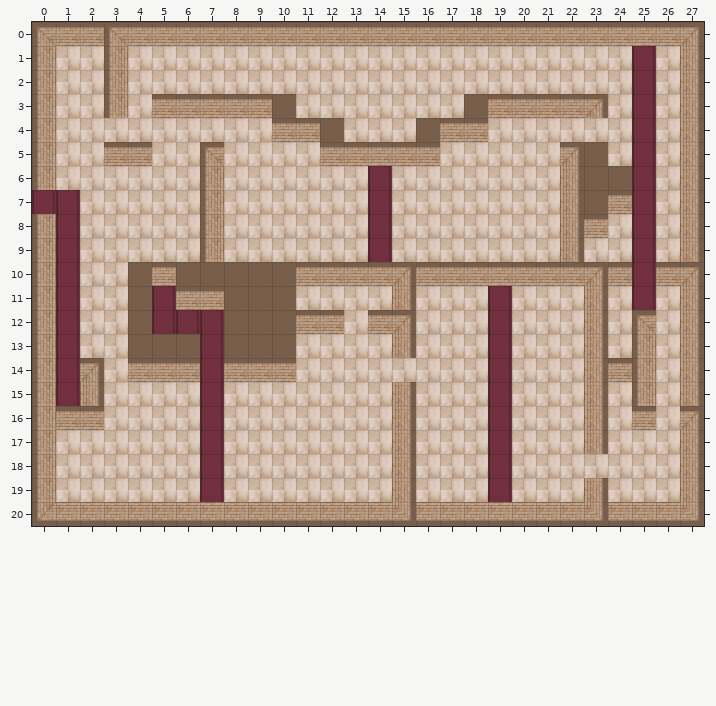
Two versions of a level (Tiled map (JSON), maps/map3.json). The picture above was drawn from the file before the commit.
Cells are 64x64 px. Shown: x 0..27, y 0..20.
New version:
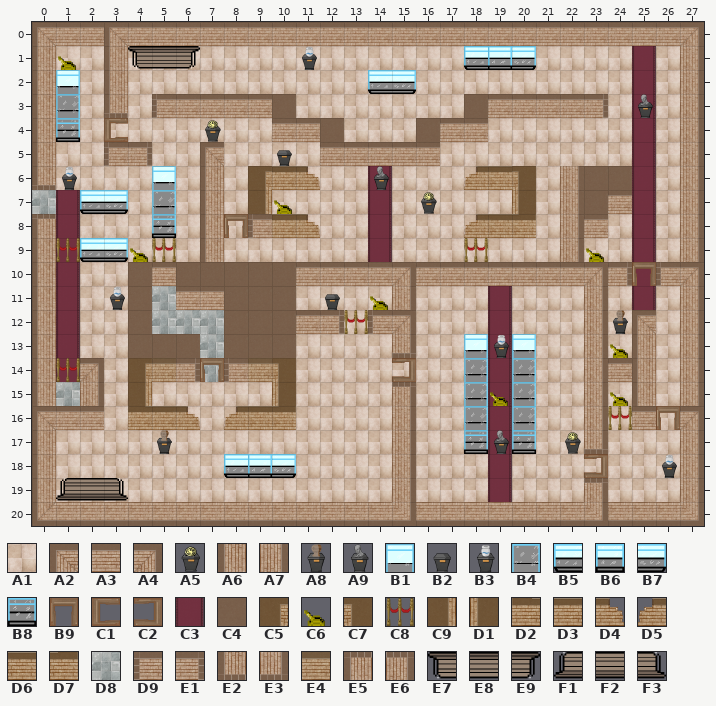
Key: from "tileset": A1 0, A2 2, A3 3, A4 4, A5 7, A6 18, A7 20, A8 22, A9 23, B1 25, B2 38, B3 39, B4 41, B5 43, B6 44, B7 45, B8 57, B9 67, C1 82, C2 84, C3 96, C4 129, C5 137, C6 139, C7 143, C8 152, C9 153, D1 159, D2 169, D3 170, D4 171, D5 173, D6 174, D7 175; from "tileset1": D8 16; from "tileset2": D9 0, E1 1, E2 16, E3 17, E4 41, E5 48, E6 49, E7 66, E8 67, E9 68, F1 98, F2 99, F3 100.
__ is an empty cell, .. an unchanged one.
Tiles of an added or newly shown layer are drawn over the layers below it.
The edit:
--- layer "floor" (added)
@@ x 0..26 @@
- 1 .. __ .. .. __ __ __ .. .. .. .. __ .. .. .. .. .. .. __ __ __ .. .. .. .. .. ..
- 2 .. __ .. .. .. .. .. .. .. .. .. .. .. .. __ __ .. .. .. .. .. .. .. .. .. .. ..
- 3 .. __ .. .. .. .. .. .. .. .. .. .. .. .. .. .. .. .. .. .. .. .. .. .. .. __ ..
- 4 .. __ .. __ .. .. .. __ .. .. .. .. .. .. .. .. .. .. .. .. .. .. .. .. .. .. ..
- 5 .. .. .. .. .. .. .. .. .. .. __ .. .. .. .. .. .. .. .. .. .. .. __ __ .. .. ..
- 6 .. __ .. .. .. __ .. .. .. __ __ __ .. .. __ .. .. .. __ __ __ .. .. .. .. .. ..
- 7 __ .. __ __ .. __ .. .. .. __ __ .. .. .. .. .. __ .. .. .. __ .. .. .. .. .. ..
- 8 .. .. .. .. .. __ .. .. __ .. __ __ .. .. .. .. .. .. __ __ __ .. .. .. .. .. ..
- 9 .. __ __ __ __ __ .. .. .. .. .. .. .. .. .. .. .. .. __ .. .. .. .. __ .. .. ..
-10 .. .. .. .. .. .. .. .. .. .. .. .. .. .. .. .. .. .. .. .. .. .. .. .. .. __ ..
-11 .. .. .. __ .. __ .. .. .. .. .. .. __ .. __ .. .. .. .. .. .. .. .. .. .. .. ..
-12 .. .. .. .. .. __ __ __ .. .. .. .. .. __ .. .. .. .. .. .. .. .. .. .. __ .. ..
-13 .. .. .. .. .. .. .. __ .. .. .. .. .. .. .. .. .. .. __ __ __ .. .. .. __ .. ..
-14 .. __ .. .. __ __ .. __ .. __ __ .. .. .. .. __ .. .. __ .. __ .. .. .. .. .. ..
-15 .. __ .. .. __ .. .. __ .. .. __ .. .. .. .. .. .. .. __ __ __ .. .. .. __ .. ..
-16 __ .. .. .. __ __ __ __ __ __ __ .. .. .. .. .. .. .. __ .. __ .. .. .. __ .. __
-17 .. .. .. .. .. __ .. __ .. .. .. .. .. .. .. .. .. .. __ __ __ .. __ .. .. .. ..
-18 .. .. .. .. .. .. .. __ __ __ __ .. .. .. .. .. .. .. .. .. .. .. .. __ .. .. __
-19 .. __ __ __ .. .. .. __ .. .. .. .. .. .. .. .. .. .. .. .. .. .. .. .. .. .. ..
+ 1 .. A1 .. .. A1 A1 A1 .. .. .. .. A1 .. .. .. .. .. .. A1 A1 A1 .. .. .. .. .. ..
+ 2 .. A1 .. .. .. .. .. .. .. .. .. .. .. .. A1 A1 .. .. .. .. .. .. .. .. .. .. ..
+ 3 .. A1 .. .. .. .. .. .. .. .. .. .. .. .. .. .. .. .. .. .. .. .. .. .. .. C3 ..
+ 4 .. A1 .. A1 .. .. .. A1 .. .. .. .. .. .. .. .. .. .. .. .. .. .. .. .. .. .. ..
+ 5 .. .. .. .. .. .. .. .. .. .. A1 .. .. .. .. .. .. .. .. .. .. .. A1 A1 .. .. ..
+ 6 .. A1 .. .. .. A1 .. .. .. A1 A1 A1 .. .. C3 .. .. .. A1 A1 A1 .. .. .. .. .. ..
+ 7 D8 .. A1 A1 .. A1 .. .. .. A1 A1 .. .. .. .. .. A1 .. .. .. A1 .. .. .. .. .. ..
+ 8 .. .. .. .. .. A1 .. .. A1 .. A1 A1 .. .. .. .. .. .. A1 A1 A1 .. .. .. .. .. ..
+ 9 .. C3 A1 A1 A1 A1 .. .. .. .. .. .. .. .. .. .. .. .. A1 .. .. .. .. A1 .. .. ..
+10 .. .. .. .. .. .. .. .. .. .. .. .. .. .. .. .. .. .. .. .. .. .. .. .. .. C3 ..
+11 .. .. .. A1 .. D8 .. .. .. .. .. .. A1 .. A1 .. .. .. .. .. .. .. .. .. .. .. ..
+12 .. .. .. .. .. D8 D8 D8 .. .. .. .. .. A1 .. .. .. .. .. .. .. .. .. .. A1 .. ..
+13 .. .. .. .. .. .. .. D8 .. .. .. .. .. .. .. .. .. .. A1 C3 A1 .. .. .. A1 .. ..
+14 .. C3 .. .. A1 A1 .. D8 .. A1 A1 .. .. .. .. A1 .. .. A1 .. A1 .. .. .. .. .. ..
+15 .. D8 .. .. A1 .. .. A1 .. .. A1 .. .. .. .. .. .. .. A1 C3 A1 .. .. .. A1 .. ..
+16 A1 .. .. .. A1 A1 A1 A1 A1 A1 A1 .. .. .. .. .. .. .. A1 .. A1 .. .. .. A1 .. A1
+17 .. .. .. .. .. A1 .. A1 .. .. .. .. .. .. .. .. .. .. A1 C3 A1 .. A1 .. .. .. ..
+18 .. .. .. .. .. .. .. A1 A1 A1 A1 .. .. .. .. .. .. .. .. .. .. .. .. A1 .. .. A1
+19 .. A1 A1 A1 .. .. .. A1 .. .. .. .. .. .. .. .. .. .. .. .. .. .. .. .. .. .. ..
--- layer "logical"
@@ x 0..26 @@
- 1 .. A1 .. .. A1 A1 A1 .. .. .. .. A1 .. .. .. .. .. .. A1 A1 A1 .. .. .. .. .. ..
- 2 .. A1 .. .. .. .. .. .. .. .. .. .. .. .. A1 A1 .. .. .. .. .. .. .. .. .. .. ..
- 3 .. A1 .. A6 .. A3 .. .. .. .. .. .. .. .. .. .. .. .. .. .. .. .. .. A4 .. C3 ..
- 4 .. A1 .. A1 .. .. .. A1 .. .. .. .. .. .. .. .. .. .. .. .. .. .. .. .. .. .. ..
- 5 .. .. .. A3 A3 .. .. .. .. .. A1 .. .. .. .. .. .. .. .. .. .. .. A4 C4 .. .. ..
- 6 A6 A1 .. .. .. A1 .. .. .. A1 A1 A1 .. .. C3 .. .. .. A1 A1 A1 .. .. .. .. .. ..
- 7 C3 .. A1 A1 .. A1 .. .. .. A1 A1 .. .. .. .. .. A1 .. .. .. A1 .. .. .. .. .. ..
- 8 A6 .. .. .. .. A1 .. .. A1 A1 A1 A1 .. .. .. .. .. .. A1 A1 A1 .. .. .. .. .. ..
- 9 .. C3 A1 A1 A1 A1 .. .. .. .. .. .. .. .. .. .. .. .. A1 .. .. .. .. A1 .. .. ..
-10 .. .. .. .. .. .. .. .. .. .. .. .. .. .. .. .. .. .. .. .. .. .. .. .. A3 C3 A3
-11 .. .. .. A1 .. C3 .. .. .. .. .. .. A1 .. A1 .. .. .. .. .. .. .. .. .. .. .. ..
-12 .. .. .. .. .. C3 C3 C3 .. .. .. .. A3 A1 A3 .. .. .. .. .. .. .. .. .. A1 .. ..
-13 .. .. .. .. .. .. .. C3 .. .. .. .. .. .. .. A7 .. .. A1 C3 A1 .. .. .. A1 .. ..
-14 .. C3 .. .. A3 A3 A3 C3 A3 A3 A3 .. .. .. .. A1 .. .. A1 .. A1 .. .. .. .. .. ..
-15 .. C3 .. .. A1 .. .. C3 .. .. A1 .. .. .. .. A7 .. .. A1 C3 A1 .. .. .. A1 .. ..
-16 A6 .. .. .. A1 A1 A1 C3 A1 A1 A1 .. .. .. .. .. .. .. A1 .. A1 .. .. .. A1 .. A1
-17 .. .. .. .. .. A1 .. C3 .. .. .. .. .. .. .. .. .. .. A1 C3 A1 .. A1 A7 .. .. ..
-18 .. .. .. .. .. .. .. C3 A1 A1 A1 .. .. .. .. .. .. .. .. .. .. .. .. A1 .. .. A1
-19 .. A1 A1 A1 .. .. .. C3 .. .. .. .. .. .. .. .. .. .. .. .. .. .. .. A7 .. .. ..
+ 1 .. __ .. .. E7 E8 E9 .. .. .. .. __ .. .. .. .. .. .. B5 B6 B7 .. .. .. .. .. ..
+ 2 .. B1 .. .. .. .. .. .. .. .. .. .. .. .. B5 B7 .. .. .. .. .. .. .. .. .. .. ..
+ 3 .. B4 .. E2 .. D9 .. .. .. .. .. .. .. .. .. .. .. .. .. .. .. .. .. E1 .. __ ..
+ 4 .. B8 .. __ .. .. .. __ .. .. .. .. .. .. .. .. .. .. .. .. .. .. .. .. .. .. ..
+ 5 .. .. .. D9 E1 .. .. .. .. .. __ .. .. .. .. .. .. .. .. .. .. .. __ __ .. .. ..
+ 6 E2 __ .. .. .. B1 .. .. .. C5 D3 D4 .. .. __ .. .. .. D5 D6 C7 .. .. .. .. .. ..
+ 7 __ .. B5 B7 .. B4 .. .. .. C9 __ .. .. .. .. .. __ .. .. .. D1 .. .. .. .. .. ..
+ 8 E5 .. .. .. .. B8 .. .. __ D9 D3 D4 .. .. .. .. .. .. D5 D6 D7 .. .. .. .. .. ..
+ 9 .. __ B5 B7 __ __ .. .. .. .. .. .. .. .. .. .. .. .. __ .. .. .. .. __ .. .. ..
+10 .. .. .. .. .. .. .. .. .. .. .. .. .. .. .. .. .. .. .. .. .. .. .. .. E1 __ D9
+11 .. .. .. __ .. __ .. .. .. .. .. .. __ .. __ .. .. .. .. .. .. .. .. .. .. .. ..
+12 .. .. .. .. .. __ __ __ .. .. .. .. E1 __ D9 .. .. .. .. .. .. .. .. .. __ .. ..
+13 .. .. .. .. .. .. .. __ .. .. .. .. .. .. .. E3 .. .. B1 __ B1 .. .. .. __ .. ..
+14 .. __ .. .. C5 E4 E1 __ D9 E4 C7 .. .. .. .. __ .. .. B4 .. B4 .. .. .. .. .. ..
+15 .. __ .. .. C9 .. .. __ .. .. D1 .. .. .. .. E6 .. .. B4 __ B4 .. .. .. __ .. ..
+16 A2 .. .. .. D2 D3 D4 __ D5 D6 D7 .. .. .. .. .. .. .. B4 .. B4 .. .. .. __ .. __
+17 .. .. .. .. .. __ .. __ .. .. .. .. .. .. .. .. .. .. B8 __ B8 .. __ E3 .. .. ..
+18 .. .. .. .. .. .. .. __ B5 B6 B7 .. .. .. .. .. .. .. .. .. .. .. .. __ .. .. __
+19 .. F1 F2 F3 .. .. .. __ .. .. .. .. .. .. .. .. .. .. .. .. .. .. .. E6 .. .. ..
--- layer "doodads" (now shown)
@@ x 1..11 @@
- 1 __ .. .. .. .. .. .. .. .. .. __
+ 1 C6 .. .. .. .. .. .. .. .. .. B3
@@ x 1..26 @@
- 3 .. .. .. .. .. .. .. .. .. .. .. .. .. .. .. .. .. .. .. .. .. .. .. .. __ ..
- 4 .. .. __ .. .. .. __ .. .. .. .. .. .. .. .. .. .. .. .. .. .. .. .. .. .. ..
- 5 .. .. .. .. .. .. .. .. .. __ .. .. .. .. .. .. .. .. .. .. .. .. .. .. .. ..
- 6 __ .. .. .. .. .. .. .. .. .. .. .. .. __ .. .. .. .. .. .. .. .. .. .. .. ..
- 7 .. .. .. .. .. .. .. .. .. __ .. .. .. .. .. __ .. .. .. .. .. .. .. .. .. ..
- 8 .. .. .. .. .. .. .. __ .. .. .. .. .. .. .. .. .. .. .. .. .. .. .. .. .. ..
- 9 __ .. .. __ __ .. .. .. .. .. .. .. .. .. .. .. .. __ .. .. .. .. __ .. .. ..
-10 .. .. .. .. .. .. .. .. .. .. .. .. .. .. .. .. .. .. .. .. .. .. .. .. __ ..
-11 .. .. __ .. .. .. .. .. .. .. .. __ .. __ .. .. .. .. .. .. .. .. .. .. .. ..
-12 .. .. .. .. .. .. .. .. .. .. .. .. __ .. .. .. .. .. .. .. .. .. .. __ .. ..
-13 .. .. .. .. .. .. .. .. .. .. .. .. .. .. .. .. .. .. __ .. .. .. .. __ .. ..
-14 __ .. .. .. .. .. __ .. .. .. .. .. .. .. __ .. .. .. .. .. .. .. .. .. .. ..
-15 .. .. .. .. .. .. .. .. .. .. .. .. .. .. .. .. .. .. __ .. .. .. .. __ .. ..
-16 .. .. .. .. .. .. .. .. .. .. .. .. .. .. .. .. .. .. .. .. .. .. .. __ .. __
-17 .. .. .. .. __ .. .. .. .. .. .. .. .. .. .. .. .. .. __ .. .. __ .. .. .. ..
-18 .. .. .. .. .. .. .. .. .. .. .. .. .. .. .. .. .. .. .. .. .. .. __ .. .. __
+ 3 .. .. .. .. .. .. .. .. .. .. .. .. .. .. .. .. .. .. .. .. .. .. .. .. A9 ..
+ 4 .. .. C1 .. .. .. A5 .. .. .. .. .. .. .. .. .. .. .. .. .. .. .. .. .. .. ..
+ 5 .. .. .. .. .. .. .. .. .. B2 .. .. .. .. .. .. .. .. .. .. .. .. .. .. .. ..
+ 6 B3 .. .. .. .. .. .. .. .. .. .. .. .. A9 .. .. .. .. .. .. .. .. .. .. .. ..
+ 7 .. .. .. .. .. .. .. .. .. C6 .. .. .. .. .. A5 .. .. .. .. .. .. .. .. .. ..
+ 8 .. .. .. .. .. .. .. B9 .. .. .. .. .. .. .. .. .. .. .. .. .. .. .. .. .. ..
+ 9 C8 .. .. C6 C8 .. .. .. .. .. .. .. .. .. .. .. .. C8 .. .. .. .. C6 .. .. ..
+10 .. .. .. .. .. .. .. .. .. .. .. .. .. .. .. .. .. .. .. .. .. .. .. .. B9 ..
+11 .. .. B3 .. .. .. .. .. .. .. .. B2 .. C6 .. .. .. .. .. .. .. .. .. .. .. ..
+12 .. .. .. .. .. .. .. .. .. .. .. .. C8 .. .. .. .. .. .. .. .. .. .. A8 .. ..
+13 .. .. .. .. .. .. .. .. .. .. .. .. .. .. .. .. .. .. B3 .. .. .. .. C6 .. ..
+14 C8 .. .. .. .. .. B9 .. .. .. .. .. .. .. C2 .. .. .. .. .. .. .. .. .. .. ..
+15 .. .. .. .. .. .. .. .. .. .. .. .. .. .. .. .. .. .. C6 .. .. .. .. C6 .. ..
+16 .. .. .. .. .. .. .. .. .. .. .. .. .. .. .. .. .. .. .. .. .. .. .. C8 .. B9
+17 .. .. .. .. A8 .. .. .. .. .. .. .. .. .. .. .. .. .. A9 .. .. A5 .. .. .. ..
+18 .. .. .. .. .. .. .. .. .. .. .. .. .. .. .. .. .. .. .. .. .. .. C2 .. .. B3
